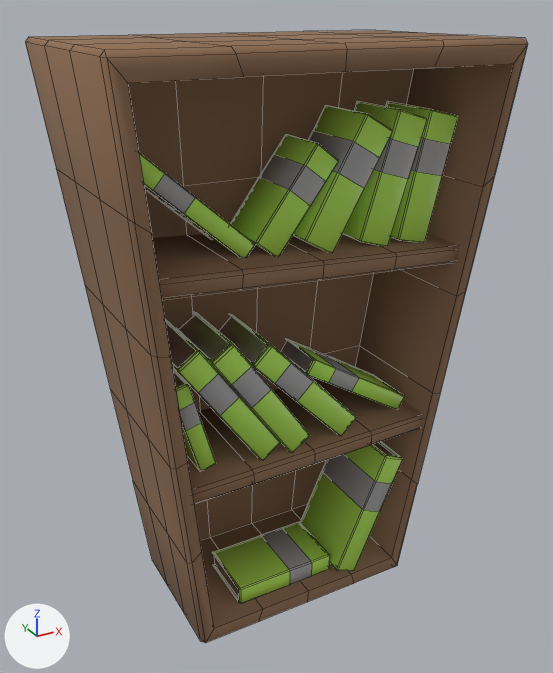
An edit to the FBX model Assets/Props - FBX/props_library.fbx, drawn before and after from the same camera.
Camera for both pictures: a 50 mm camera at (-1.7, -3.0, 3.02) aimed at (0.03, 0.14, 1.45). The axes (+X, +Y, +Z) are drawn at lower left. The lights are the same throughout. The picture after the commit comes second. Mesh edges are drawn as thin lines. Where no turn or scale is listed for an object, it has been applied to the vertices.

In view in the first picture: 'Library'.
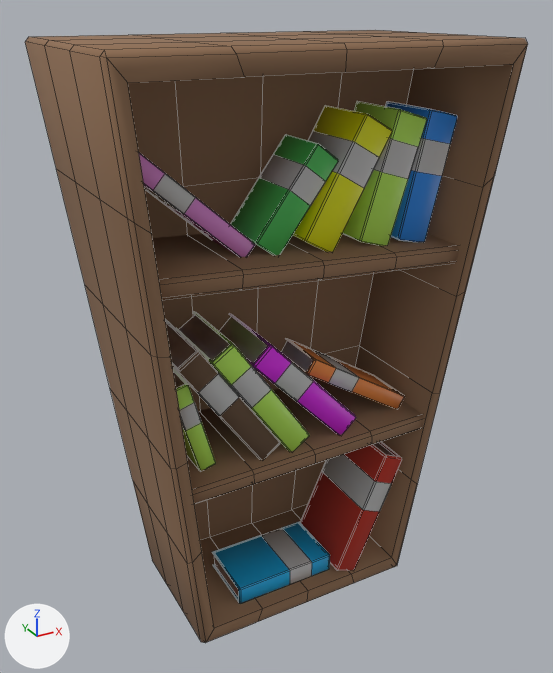
The newer file is also turned or shifted as a whole; pictures and numbers use the older file's frame.

Where the change shows, as pixel boxes (x1, y1, x2, y2) in the pictures (553 x 673 px; the box of a moved part takes in the faces that stretch with it):
part 1 of me_cube_052, moved or reshaped
    both: (213, 522, 329, 601)
part 2 of me_cube_052, recoloured (darker)
    both: (230, 134, 338, 255)
part 3 of me_cube_052, recoloured (green to yellow)
    both: (293, 106, 392, 252)
part 4 of me_cube_052, recoloured
    both: (144, 184, 255, 257)
part 5 of me_cube_052, recoloured (green to orange)
    both: (283, 354, 405, 409)
part 6 of me_cube_052, recoloured
    both: (229, 313, 356, 435)
part 7 of me_cube_052, recoloured (green to red)
    both: (300, 442, 402, 571)
part 8 of me_cube_052, recoloured (green to cyan)
    both: (212, 522, 330, 603)
part 9 of me_cube_052, recoloured (green to brown)
    both: (165, 319, 280, 460)
part 10 of me_cube_052, recoloured (green to blue)
    both: (385, 103, 458, 242)

Diff of the bpy script that builds the scene:
```diff
--- a/Assets/Props - FBX/props_library.fbx.py
+++ b/Assets/Props - FBX/props_library.fbx.py
@@ mat_material_003 @@
+mat_material_003 = principled_material('Material.003')
+mat_material_003.base_color = (0.0236, 0.252, 0.8)  # blue #2a89e7
@@ mat_reds @@
+mat_reds = principled_material('Reds')
+mat_reds.base_color = (0.47, 0.0341, 0.0199)  # red #b63427
+mat_reds.roughness = 1.0
@@ mat_material_004 @@
+mat_material_004 = principled_material('Material.004')
+mat_material_004.base_color = (0.8, 0.241, 0.0487)  # orange #e7873e
@@ mat_material_001 @@
+mat_material_001 = principled_material('Material.001')
+mat_material_001.base_color = (0.658, 0.223, 0.604)  # pink #d482cc
@@ mat_brown_001 @@
+mat_brown_001 = principled_material('Brown.001')
+mat_brown_001.base_color = (0.128, 0.0745, 0.0428)  # brown #644d3a
+mat_brown_001.roughness = 1.0
@@ mat_vert_004 @@
+mat_vert_004 = principled_material('Vert.004')
+mat_vert_004.base_color = (0.0684, 0.498, 0.0971)  # green #4abb58
@@ mat_vert_003 @@
+mat_vert_003 = principled_material('Vert.003')
+mat_vert_003.base_color = (0.00705, 0.41, 0.8)  # cyan #14ace7
@@ mat_vert_002 @@
+mat_vert_002 = principled_material('Vert.002')
+mat_vert_002.base_color = (0.702, 0.0146, 0.797)  # pink #da20e7
@@ mat_material_002 @@
+mat_material_002 = principled_material('Material.002')
+mat_material_002.base_color = (0.752, 0.772, 0.0)  # yellow #e1e400
@@ me_cube_052 @@
 me_cube_052.from_pydata(...)  # 964 vertices, 958 faces; spans x -0.93..0.96, y -0.43..0.71, z 0.0..2.88
 # used by ob_library; location = (0.0, 0.0, 0.0)
+# me_cube_052 part 1
+# 21 faces are deleted
+# 6 new faces join them, mat_reds (red #b63427)
+# 12 new faces join them, mat_vert_003 (cyan #14ace7)
+# 3 new faces join them, mat_metal_004 (light grey #bfbfbf)
+# me_cube_052 part 2: 35 faces spanning x -0.23..0.18, y -0.15..0.14, z 1.97..2.46 switch from mat_vert_001 (green #b4e759) to mat_vert_004 (green #4abb58)
+# me_cube_052 part 3: 38 faces spanning x 0.0..0.44, y -0.18..0.17, z 1.96..2.57 switch from mat_vert_001 (green #b4e759) to mat_material_002 (yellow #e1e400)
+# me_cube_052 part 4: 29 faces spanning x -0.79..-0.22, y -0.12..0.17, z 1.98..2.49 switch from mat_vert_001 (green #b4e759) to mat_material_001 (pink #d482cc)
+# me_cube_052 part 5: 33 faces spanning x 0.03..0.66, y -0.15..0.14, z 1.01..1.43 switch from mat_vert_001 (green #b4e759) to mat_material_004 (orange #e7873e)
+# me_cube_052 part 6: 38 faces spanning x -0.29..0.3, y -0.22..0.22, z 1.0..1.6 switch from mat_vert_001 (green #b4e759) to mat_vert_002 (pink #da20e7)
+# me_cube_052 part 7: 40 faces spanning x 0.21..0.61, y -0.22..0.22, z 0.09..0.79 switch from mat_vert_001 (green #b4e759) to mat_reds (red #b63427)
+# me_cube_052 part 8: 36 faces spanning x -0.36..0.21, y -0.15..0.19, z 0.1..0.21 switch from mat_vert_001 (green #b4e759) to mat_vert_003 (cyan #14ace7)
+# me_cube_052 part 9: 40 faces spanning x -0.65..-0.14, y -0.22..0.22, z 0.98..1.65 switch from mat_vert_001 (green #b4e759) to mat_brown_001 (brown #644d3a)
+# me_cube_052 part 10: 37 faces spanning x 0.51..0.82, y -0.18..0.17, z 1.94..2.57 switch from mat_vert_001 (green #b4e759) to mat_material_003 (blue #2a89e7)
 me_cube_052.materials.append(mat_blanc_001)
```
